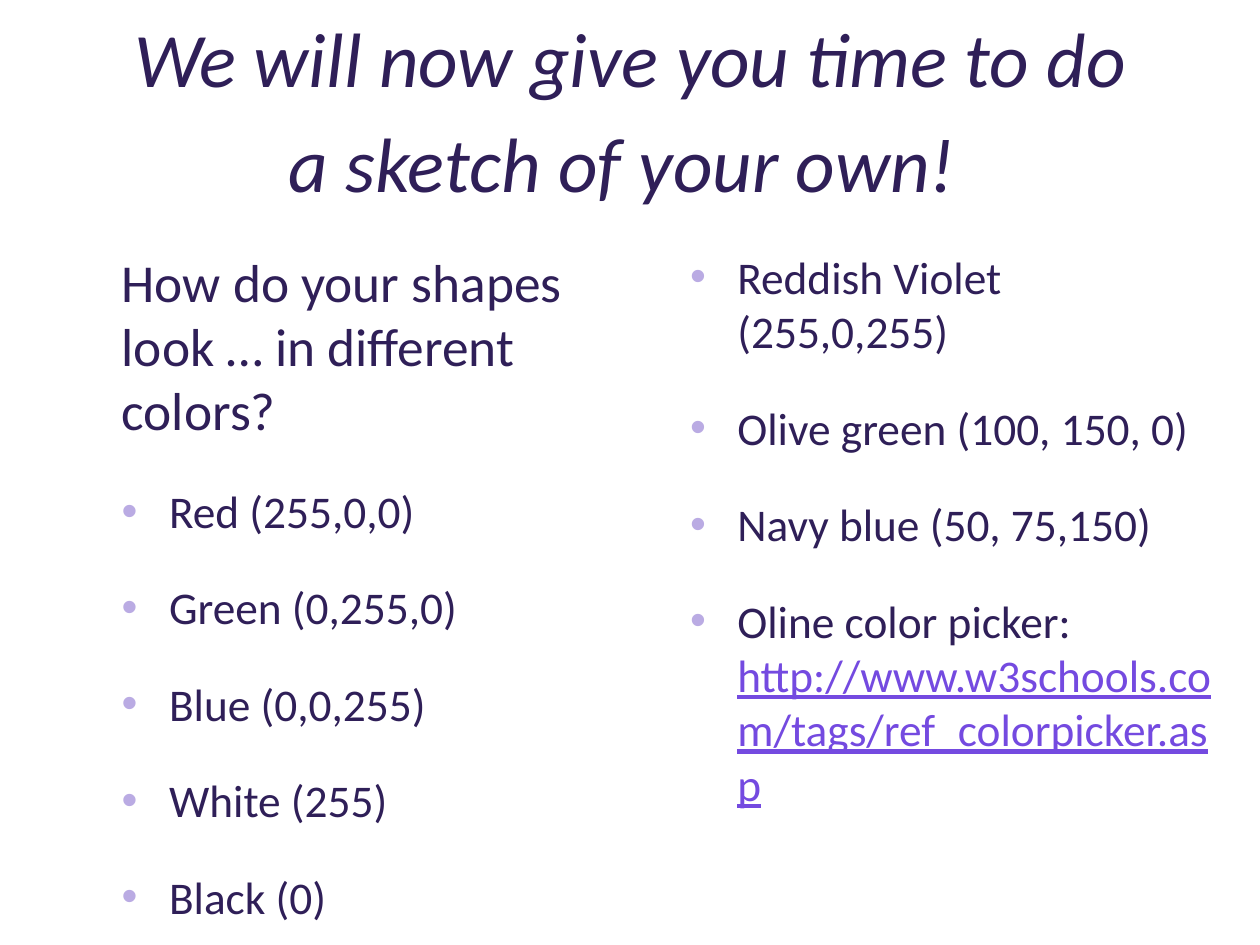
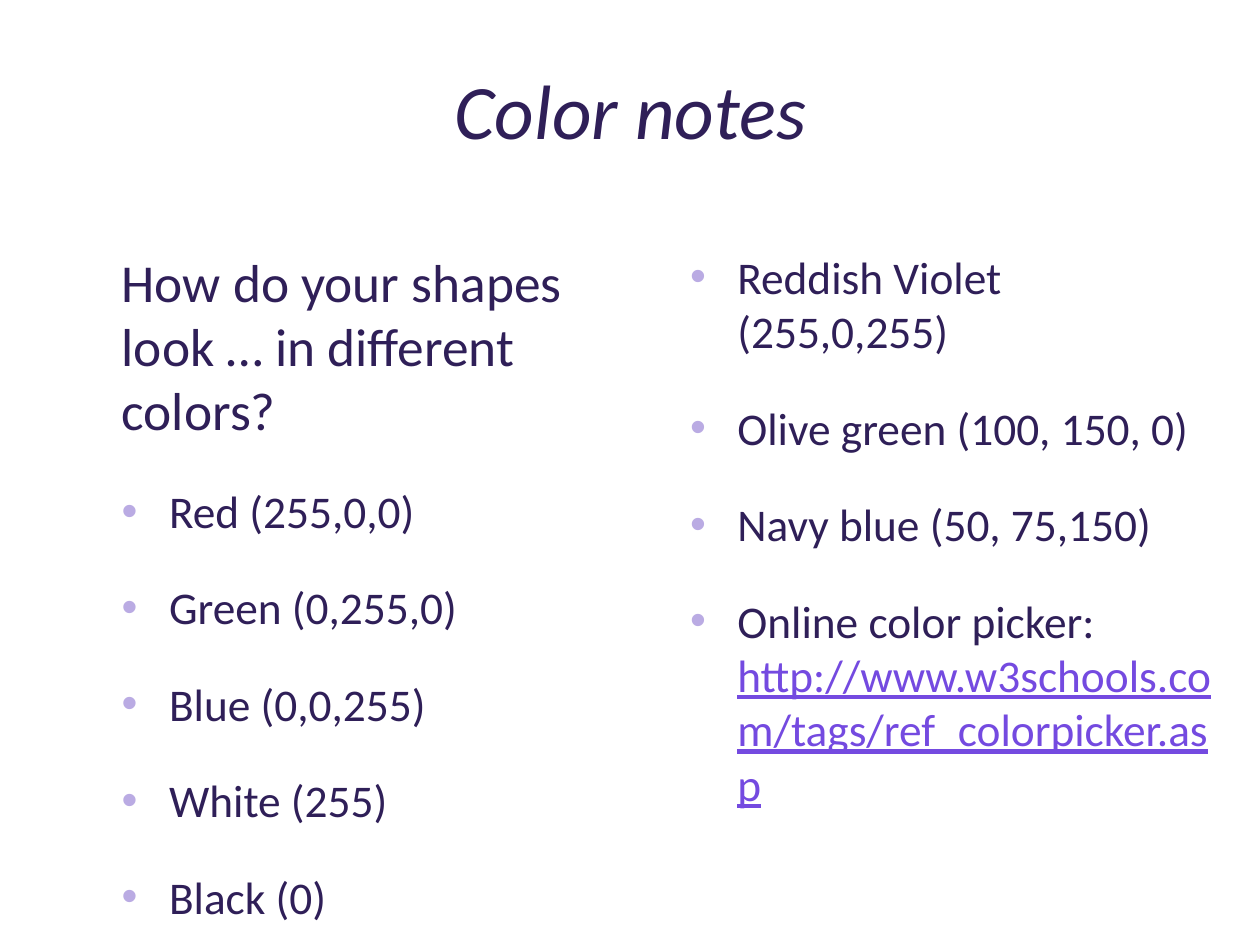
Before and after one commit to deenaengel/TF3_ProcessingSlides, a slide deck: slide 18 of Processing_Presentation_TF3_DE_notes.pptx (slide 17 before the commit). Drawn at 1260x945 pixels with LibreOffice and Linux fonts; fonts in the diff are those of the drawing; background and template pictures are left out. Boxes give left, top, right and bottom in pixels: in the first picture for what was removed or moved away, otherwise in the second. Text is boxed around its words. In the diff, an @@ line names an element or a change of style, - is before the commit and + after.

```diff
--- a/Processing_Presentation_TF3_DE_notes.pptx
+++ b/Processing_Presentation_TF3_DE_notes.pptx
@@ title at <box>455,85,806,140</box>: text changed @@
-We will now give you time to do a sketch of your own!
+Color notes
@@ text at <box>737,606,1211,754</box>: text changed @@
-• Oline color picker: http://www.w3schools.com/tags/ref_colorpicker.asp
+• Online color picker: http://www.w3schools.com/tags/ref_colorpicker.asp
```
Also in this commit, not shown: 15 other slides changed, 1 slide added.
